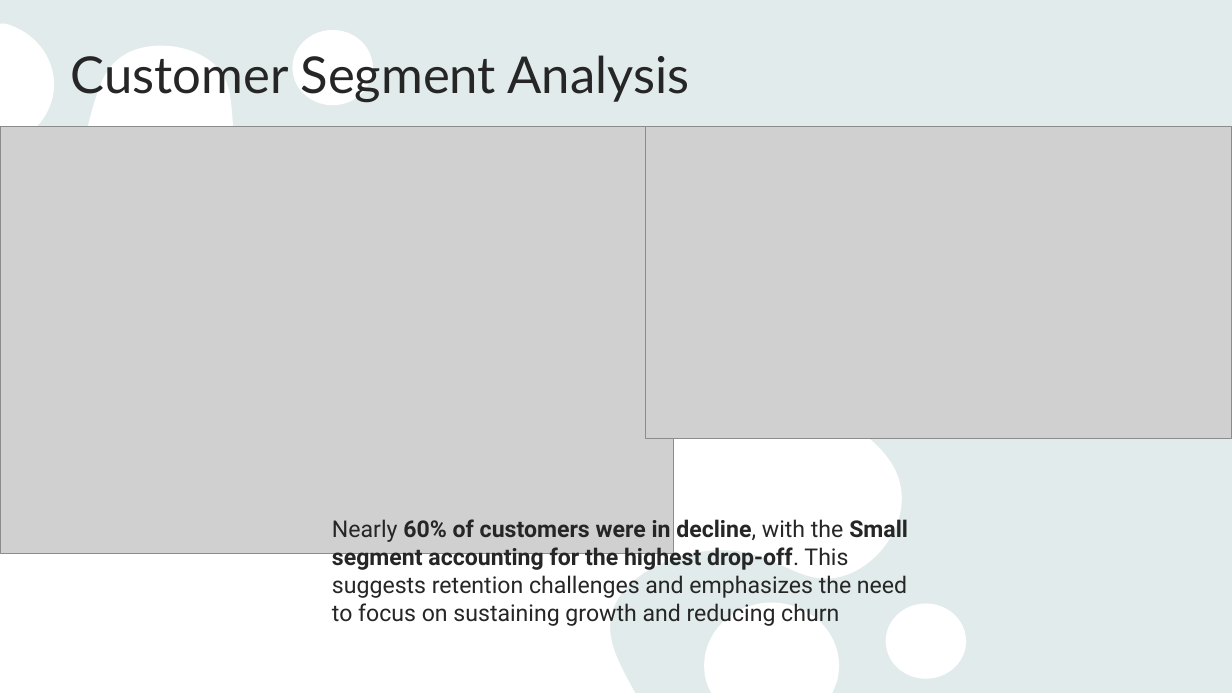
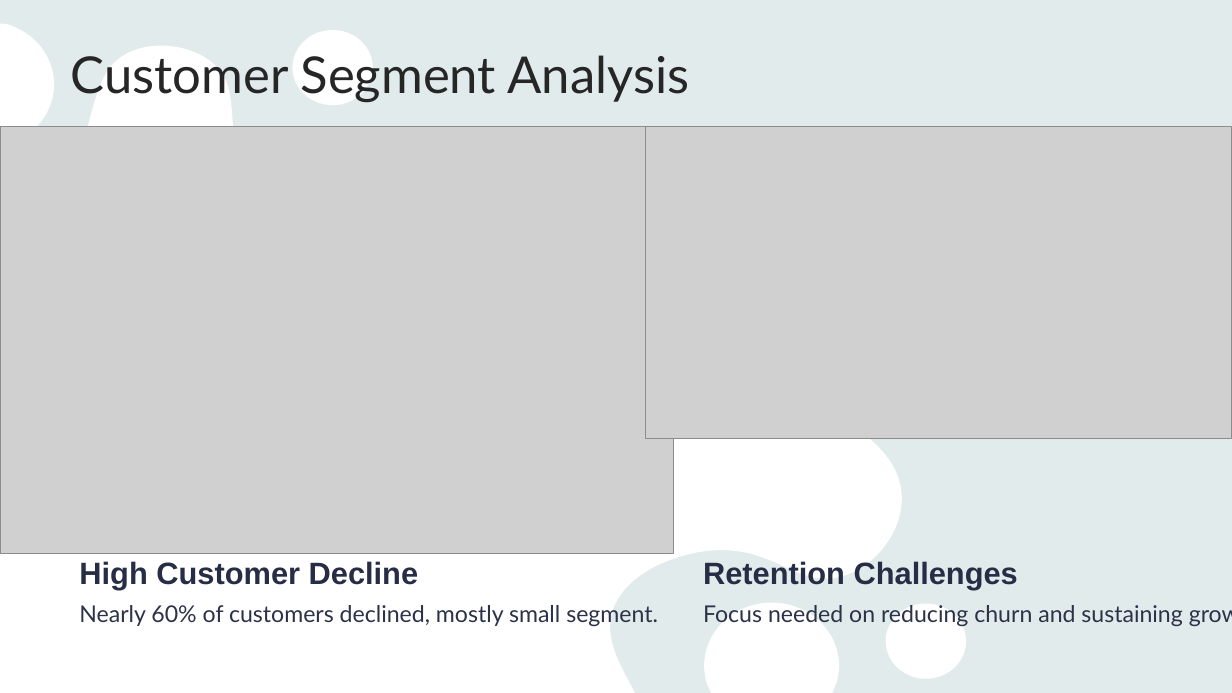
Before and after one commit to anhquanbui/finalprojectg7, a slide deck: slide 13 of Project.pptx (slide 11 before the commit). Drawn at 1232x693 pixels with LibreOffice and Linux fonts; fonts in the diff are those of the drawing; grey boxes stand for pictures. Boxes give left, top, right and bottom in pixels: in the first picture for what was removed or moved away, otherwise in the second. Text is boxed around its words. In the diff, an @@ line names an element or a change of style, - is before the commit and + after.

```diff
--- a/Project.pptx
+++ b/Project.pptx
@@ text added at (x1=79, y1=561, x2=419, y2=590), 24 pt, text #272D45, bold @@
+High Customer Decline
@@ text added at (x1=703, y1=561, x2=1018, y2=590), 24 pt, text #272D45, bold @@
+Retention Challenges
@@ text at (x1=79, y1=605, x2=658, y2=626): text changed; font Roboto to Lato; text colour #262626 to #2C3249 @@
-Nearly 60% of customers were in decline, with the Small segment accounting for the highest drop-off. This suggests retention challenges and emphasizes the need to focus on sustaining growth and reducing churn
+Nearly 60% of customers declined, mostly small segment.
@@ text added at (x1=703, y1=605, x2=1182, y2=626), 18 pt, text #2C3249 @@
+Focus needed on reducing churn and sustaining growth
```
Also in this commit, not shown: 9 other slides changed, 4 slides added, 2 slides removed.
